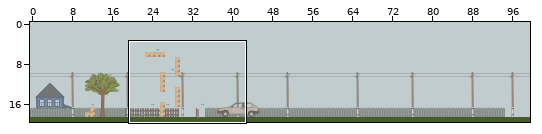
Tiled map: maps/map.tmx. Above, an overview of the earlier version with the close-up marked.
Close-up. Old version:
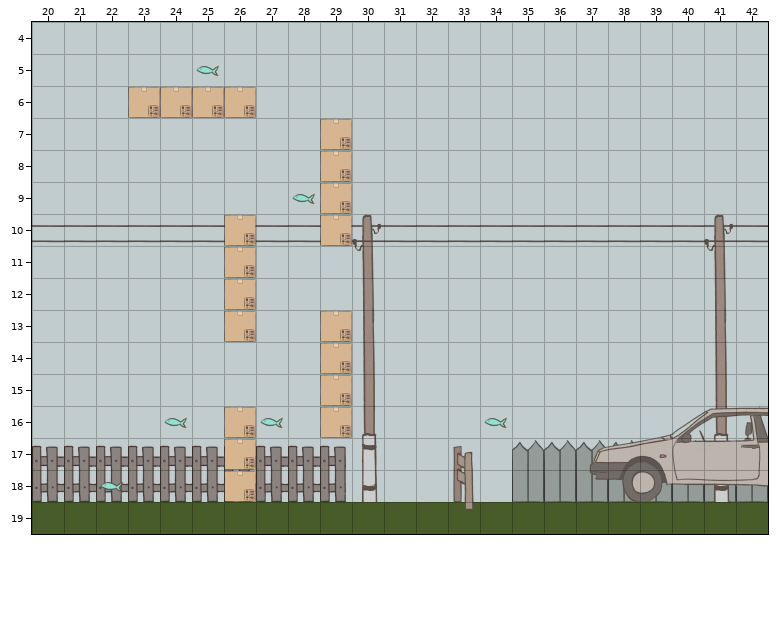
Cells are 200x200 px. Shown: x 20..42, y 4..19.
The result:
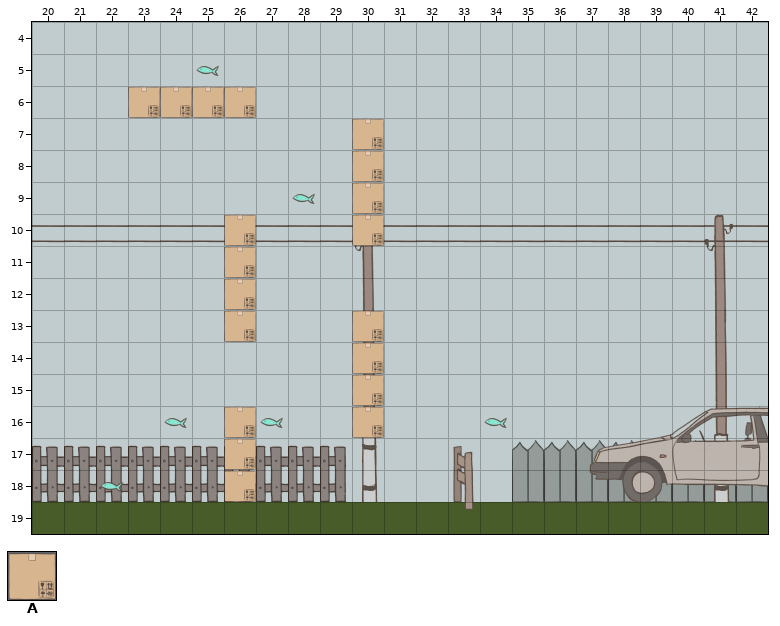
Key: from "tileset": A 1.
_ is an empty cell.
Author's note on the commit: коробки дальше чтоы кошка смогла пролезть
The exact change:
Layer "box":
The edit adds tile A in rows 7 to 10 at x 30; in rows 13 to 16 at x 30.
The author cleared tile A in rows 7 to 10 at x 29; in rows 13 to 16 at x 29.
